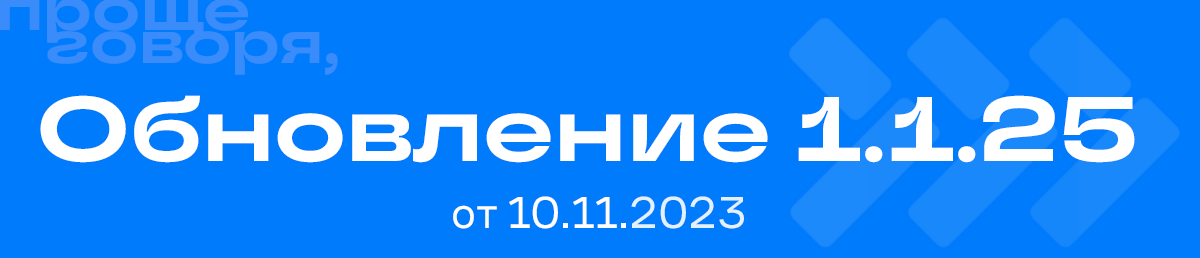
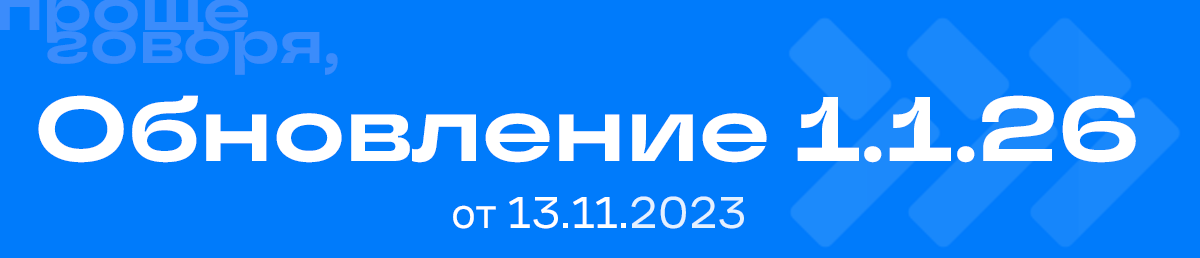
Layer changes from the first 1200×258 image to the second:
renamed "Обновление 1.1.25" to "Обновление 1.1.26", painted on it over [left=38, top=95, right=1136, bottom=163]
renamed "от 10.11.2023" to "от 13.11.2023", painted on it over [left=476, top=196, right=715, bottom=229]
